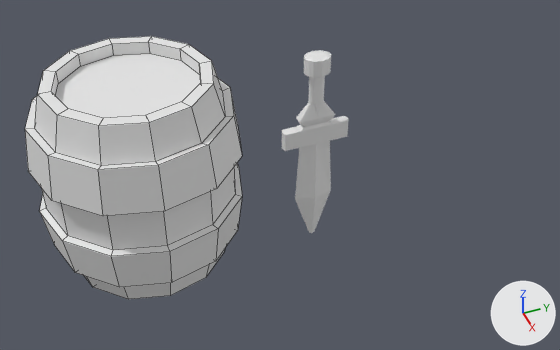
Before and after pictures for a commit that changed the Blender file Blender/GrantAbbitt/LowPolyWeapons.blend.
One viewpoint serves both versions: a camera (50 mm lens) standing at (6.27, -6.83, 3.77) and looking at (0.05, -4.35, -1.38). Every picture has the same lights, and +X, +Y and +Z are marked at lower right. Mesh edges are drawn as thin lines on the coarser meshes.

Script lines for the objects in view, before the commit:
```python
me_cube_001 = bpy.data.meshes.new('Cube.001')
me_cube_001.from_pydata(...)  # 106 vertices, 76 faces; spans x 0.0..2.2, y -1.0..0.0, z -14.0..9.2
me_cylinder = bpy.data.meshes.new('Cylinder')
me_cylinder.from_pydata(...)  # 276 vertices, 266 faces; spans x -1.16..1.16, y -1.16..1.16, z -0.9..0.9
ob_cube = bpy.data.objects.new('Cube', me_cube_001)
ob_cube.location = (0.0, -3.927, -0.97)
ob_cube.scale = (0.0521, 0.387, 0.103)
_m = ob_cube.modifiers.new('Mirror', 'MIRROR')
_m.use_axis = (True, True, False)
_m.use_clip = True
ob_cylinder = bpy.data.objects.new('Cylinder', me_cylinder)
ob_cylinder.location = (0.0, -5.836, -0.901)
ob_cylinder.scale = (0.897, 0.897, 1.16)
```
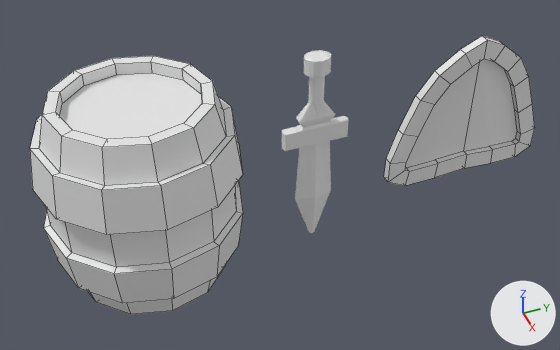
Changed parts and their boxes (x1, y1, x2, y2) in the pictures (560 x 350 px):
```json
{"object": "Cylinder", "change": "moved", "before": [25, 36, 242, 299], "after": [30, 56, 243, 314]}
{"object": "Circle", "change": "added", "after": [384, 36, 534, 186]}
```

The change, as JSON lines over the scene's bpy script:
```json
{"op": "add", "block": "me_circle_001", "code": ["me_circle_001 = bpy.data.meshes.new('Circle.001')", "me_circle_001.from_pydata(...)  # 72 vertices, 58 faces; spans x -1.5..1.5, y -1.6..1.11, z -0.17..0.1"]}
{"op": "set", "path": "ob_cylinder.location", "old": "(0.0, -5.836, -0.901)", "new": "(0.0, -5.836, -1.122)"}
{"op": "add", "block": "ob_circle", "code": ["ob_circle = bpy.data.objects.new('Circle', me_circle_001)", "ob_circle.location = (0.202, -2.093, -0.807)", "ob_circle.rotation_euler = (1.571, 0.0, 1.571)  # degrees (90, 0, 90)", "ob_circle.scale = (0.653, 0.653, 0.653)"]}
```
